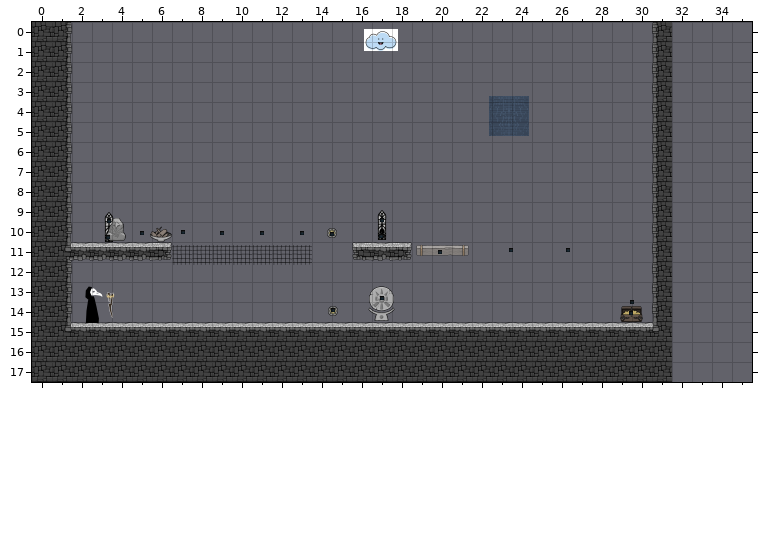
Two versions of a level (Tiled map (JSON), Physics/Physics/assets/rain_medium.tmj). Above is the file before it was changed.
Cells are 300x300 px. Shown: x 0..35, y 0..17. The old version is drawn lined up with the new one.
New version:
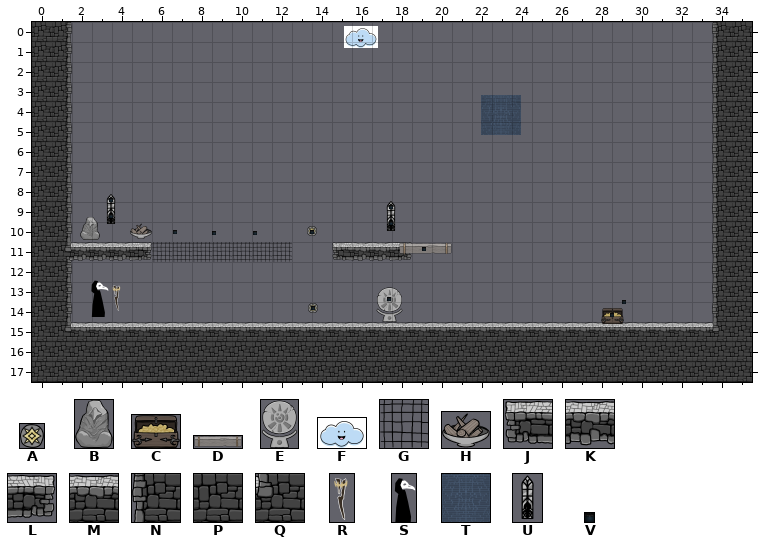
Key: from "GameObjects": A 0 "ropeEnd", B 2 "nonburnable", C 4 "goaldoor", D 5 "infburnable", E 15 "runeBase", F 16 "rain", G 17 "grate", H 18 "brazier"; from "PlatformTiles": J 1, K 2, L 3, M 14, N 25, P 26, Q 45; from "PlayerTorchTiles": R 2 "torch", S 3 "player"; from "backgroundAssets": T 0 "brickBackground", U 4 "window", V 10 "light".
_ is an empty cell.
Objects are placed by their top-left corner, in cells (3,4 is the top-left corner of cell 3,4); size is 1x1 cell unless given.
Tiles replaced or removed in this view: J, K, L, N, Q.
Diff:
Changed rows in their new state; . is an unchanged cell.
map size 32x18 -> 36x18 cells
Layer "Background Tiles":
added: T "brickBackground" at 22.5,3.6 size 2x2
removed: T "brickBackground" at 22.8,3.7 size 2x2
Layer "Background":
added: U "window" at 3.4,8.5 size 1x1.7
added: U "window" at 17.4,8.9 size 1x1.7
removed: U "window" at 17,9.4 size 1x1.7
removed: U "window" at 3.3,9.4 size 1x1.7
Layer "Tile Layer 1":
first column x 5:
 0 .........................._..NP
 1 .........................._..NP
 2 .........................._..NP
 3 .........................._..NP
 4 .........................._..NP
 5 .........................._..NP
 6 .........................._..NP
 7 .........................._..NP
 8 .........................._..NP
 9 .........................._..NP
10 .........................._..NP
11 L_........JK.............._..NP
12 .........................._..NP
13 .........................._..NP
14 .........................._..NP
15 ..........................MMMQP
16 ...........................PPPP
17 ...........................PPPP
Layer "Entities":
added: F "rain" at 15.6,0.2 size 1.7x1.1
added: A "1" at 13.8,10.2 size 0.5x0.5
added: H "infburnable" at 4.9,10 size 1.1x0.8
added: B "nonburnable" at 2.4,9.8 size 1x1.2
added: D "platform1" at 18.3,11 size 2.7x0.6
added: G "grate" at 6,11
added: G "grate" at 7,11
added: G "grate" at 8,11
added: G "grate" at 9,11
added: G "grate" at 10,11
added: G "grate" at 11,11
added: G "grate" at 12,11
added: A "2" at 13.8,14 size 0.5x0.5
added: E "rune" at 17.2,13.3 size 1.3x1.7
added: C "goaldoor" at 28.4,14.3 size 1.2x0.8
removed: F "rain" at 16.6,0.4 size 1.7x1.1
removed: A "1" at 14.8,10.3 size 0.5x0.5
removed: B "nonburnable" at 3.7,9.8 size 1x1.2
removed: H "infburnable" at 5.9,10.2 size 1.1x0.8
removed: D "platform1" at 19.2,11.2 size 2.7x0.6
removed: G "grate" at 7,11.2
removed: G "grate" at 8,11.2
removed: G "grate" at 9,11.2
removed: G "grate" at 10,11.2
removed: G "grate" at 11,11.2
removed: G "grate" at 12,11.2
removed: G "grate" at 13,11.2
removed: A "2" at 14.8,14.2 size 0.5x0.5
removed: E "rune" at 16.8,13.2 size 1.3x1.7
removed: C "goaldoor" at 29.4,14.2 size 1.2x0.8
Layer "Players":
added: R "torch" at 3.9,13.1 size 0.7x1.5
added: S "player" at 2.8,12.8 size 1x2
removed: R "torch" at 3.6,13.4 size 0.7x1.5
removed: S "player" at 2.5,13.1 size 1x2
Layer "Action Entities":
added: V "light" at 3.9,8.8 size 0.2x0.2
added: V "light" at 17.9,9.2 size 0.2x0.2
added: V "light" at 3.9,9.6 size 0.2x0.2
added: V "light" at 17.9,10 size 0.2x0.2
added: V "light" at 7.1,10.4 size 0.2x0.2
added: V "light" at 13.9,10.4 size 0.2x0.2
added: V "light" at 11,10.4 size 0.2x0.2
added: V "light" at 9,10.5 size 0.2x0.2
added: V "light" at 19.5,11.3 size 0.2x0.2
added: V "light" at 17.8,13.7 size 0.2x0.2
added: V "light" at 29.5,13.9 size 0.2x0.2
added: V "light" at 14,14.2 size 0.2x0.2
added: V "light" at 28.9,14.6 size 0.2x0.2
removed: V "light" at 17.4,9.8 size 0.2x0.2
removed: V "light" at 3.7,9.8 size 0.2x0.2
removed: V "light" at 7.5,10.4 size 0.2x0.2
removed: V "light" at 13.4,10.4 size 0.2x0.2
removed: V "light" at 11.4,10.4 size 0.2x0.2
removed: V "light" at 9.4,10.5 size 0.2x0.2
removed: V "light" at 5.4,10.5 size 0.2x0.2
removed: V "light" at 14.9,10.5 size 0.2x0.2
removed: V "light" at 17.4,10.6 size 0.2x0.2
removed: V "light" at 3.7,10.6 size 0.2x0.2
removed: V "light" at 26.7,11.3 size 0.2x0.2
removed: V "light" at 23.9,11.3 size 0.2x0.2
removed: V "light" at 20.3,11.4 size 0.2x0.2
removed: V "light" at 17.4,13.7 size 0.2x0.2
removed: V "light" at 29.9,13.9 size 0.2x0.2
removed: V "light" at 14.9,14.3 size 0.2x0.2
removed: V "light" at 29.9,14.5 size 0.2x0.2
